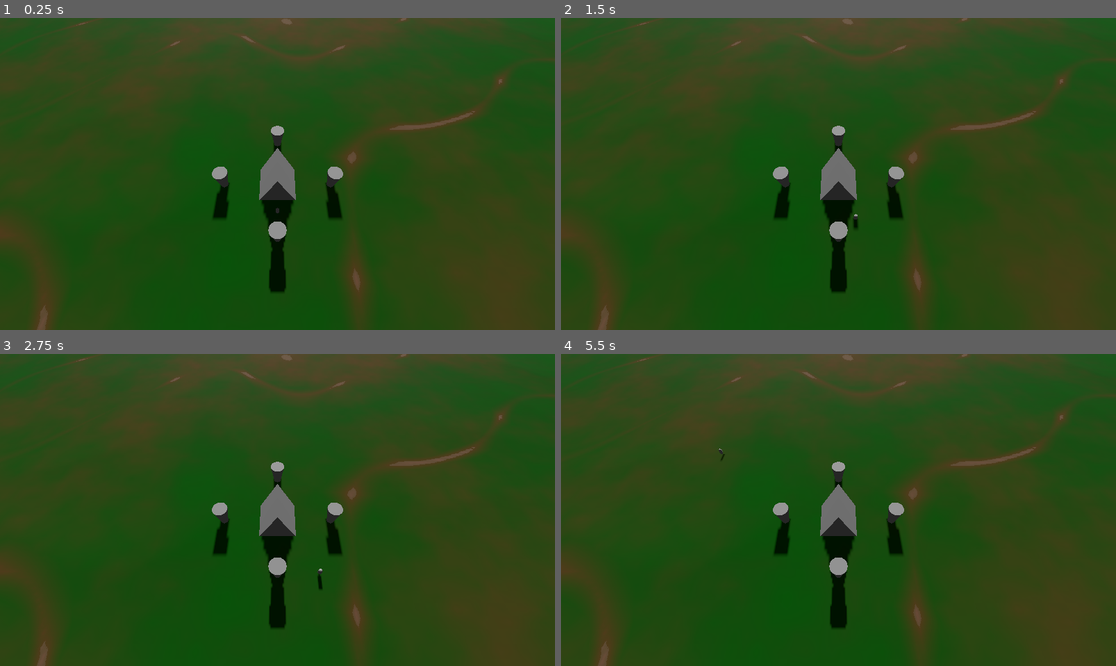
Above: before the commit, frames 1-4 (two rows, left to right).
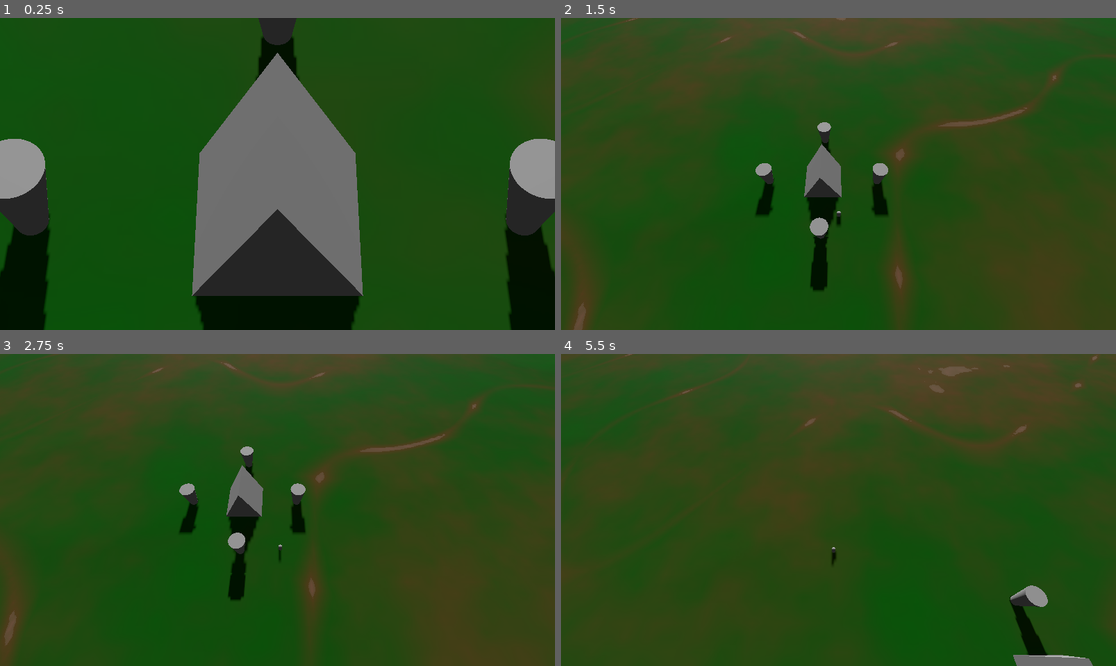
Above: after the commit, the same moments.

Repository: AngryCyboot/LD55
Game: Godot game, scene res://Main.tscn
The game is run twice, just before and just after one commit, with the same random seed, the same clock (stepped at 60 frames per second) and the same inputs.
Inputs (mouse positions are in pixels of both pictures, inside the frame that each line leads up to):
- Up to frame 1 (0.25 s): no input
- Up to frame 2 (1.5 s): tap Enter (ui_accept) at 0.5, 0.77 s; move the mouse to (960, 158) at 0.52 s; hold D (East) 0.53-1.28 s; hold Shift (Dash) 0.53-1.28 s; click (960, 158) at 0.67 s; move the mouse to (727, 189) at 1.27 s; hold S (South) from 1.28 s (still down); tap F at 1.35 s
- Up to frame 3 (2.75 s): tap Enter (ui_accept) at 1.52 s; move the mouse to (333, 441) at 2.02 s; release S (South) at 2.03 s; hold D (East) from 2.03 s (still down); tap Space at 2.1 s
- Up to frame 4 (5.5 s): move the mouse to (810, 572) at 2.77 s; release D (East) at 2.78 s; hold W (North) 2.78-3.53 s; tap Shift (Dash) at 2.85 s; click (810, 572) at 2.92 s; tap Enter (ui_accept) at 3.02, 3.77, 4.52 s; move the mouse to (1005, 556) at 3.52 s; hold F 3.53-4.28 s; hold A (West) 3.53-5.03 s; move the mouse to (672, 463) at 4.27 s; tap Space at 4.35 s; move the mouse to (866, 510) at 5.02 s; hold S (South) from 5.03 s (still down); hold Shift (Dash) from 5.03 s (still down); click (866, 510) at 5.17 s

The runs differ from the first frame. In frame 1, 56% of the frame differs, in the area x 0-100%, y 0-100%; in frame 2, 8.0%; in frame 3, 11%; in frame 4, 29%.

Commit message:
fixing camera
-_-...

Diff:
--- a/MainCam.tscn
+++ b/MainCam.tscn
@@ -1,14 +1,18 @@
-[gd_scene load_steps=2 format=3 uid="uid://vxbcgijnwukf"]
+[gd_scene load_steps=3 format=3 uid="uid://vxbcgijnwukf"]
 
+[ext_resource type="Script" path="res://addons/phantom_camera/scripts/phantom_camera_host/phantom_camera_host.gd" id="1_1ai66"]
 [ext_resource type="AudioStream" uid="uid://dpsk20bv1rx0x" path="res://Resources/Musics/LD55_Apocalypse.mp3" id="2_wwbgp"]
 
 [node name="Camera3D" type="Camera3D"]
 transform = Transform3D(1, 0, 0, 0, 0.5373, 0.843391, 0, -0.843391, 0.5373, 0, 50.3401, 19.898)
 fov = 74.9936
+script = ExtResource("1_1ai66")
 
 [node name="AudioListener3D" type="AudioListener3D" parent="."]
 
 [node name="Music" type="AudioStreamPlayer" parent="."]
 stream = ExtResource("2_wwbgp")
 autoplay = true
-bus = &"Music"
+
+[node name="PhantomCameraHost" type="Node" parent="."]
+script = ExtResource("1_1ai66")
